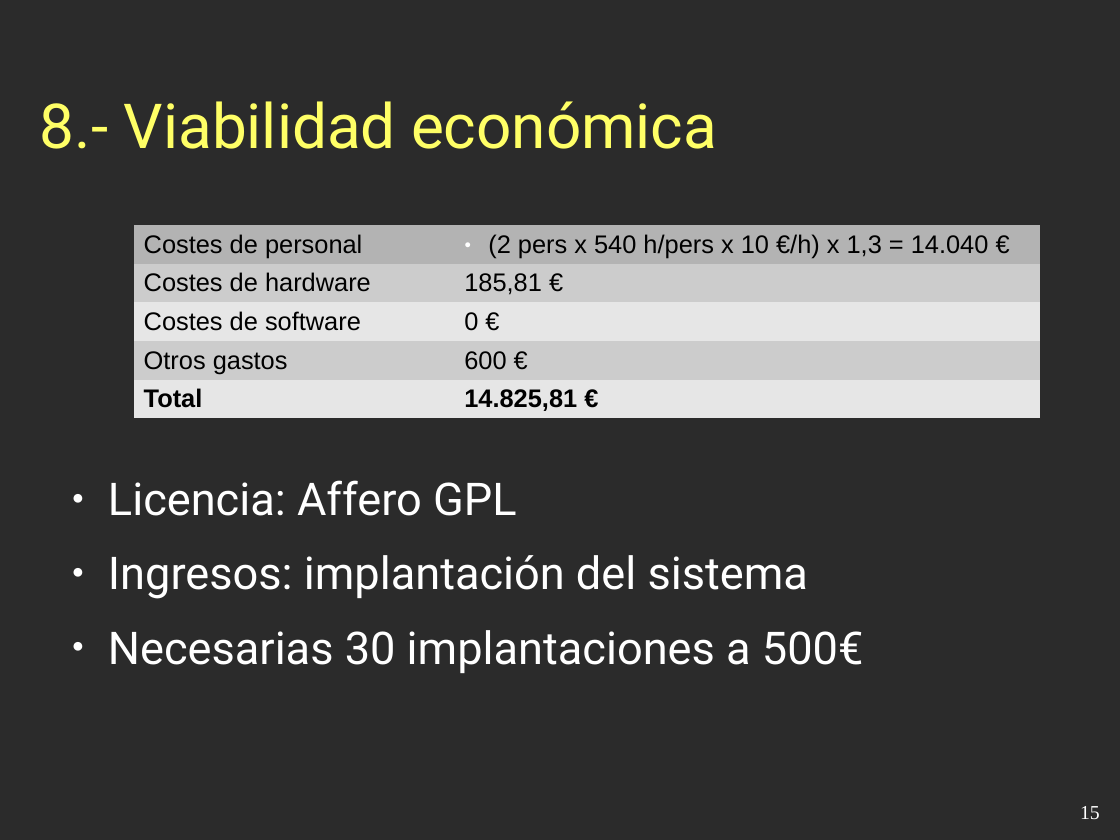
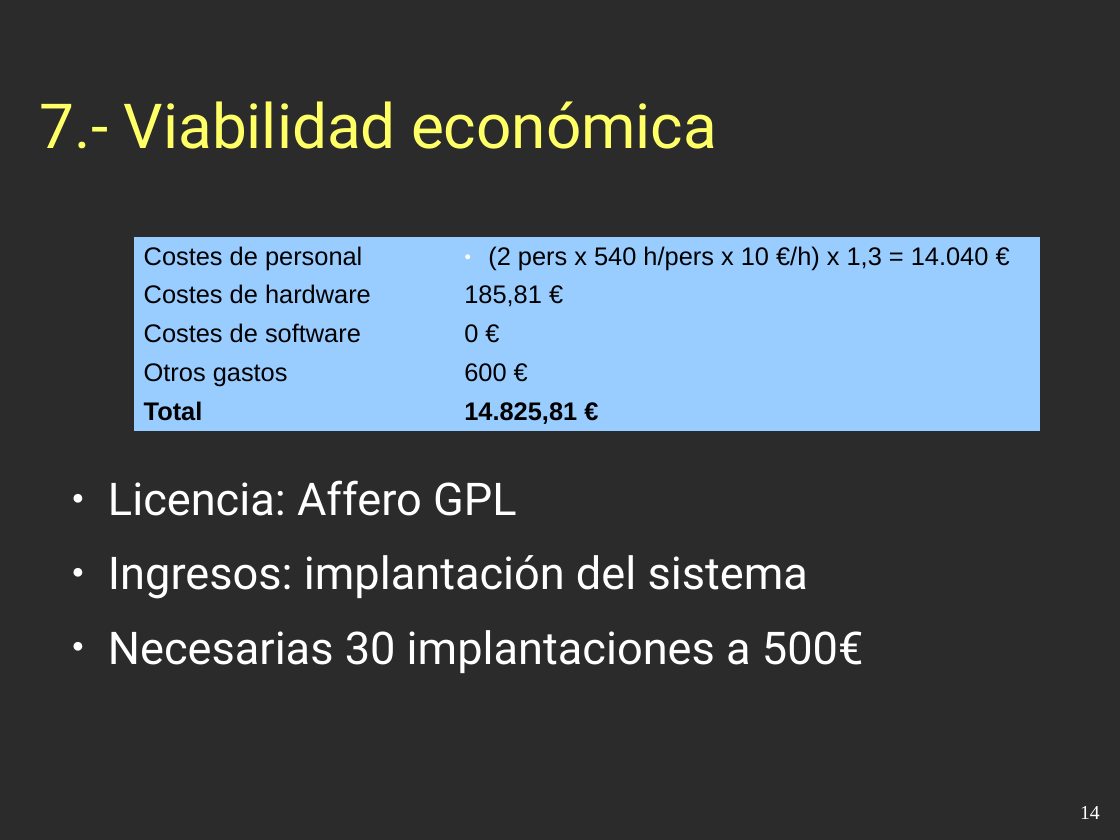
Before and after one commit to esbaixauli/proyecto-ii-ubu, a slide deck: slide 14 of trunk/Documentación/Presentación.odp (slide 15 before the commit). Drawn at 1120x840 pixels with LibreOffice and Linux fonts; fonts in the diff are those of the drawing; background and template pictures are left out; a plain dark background stands for a picture behind light text. Boxes give left, top, right and bottom in pixels: in the first picture for what was removed or moved away, otherwise in the second. Text is boxed around its words. In the diff, an @@ line names an element or a change of style, - is before the commit and + after.

```diff
--- a/trunk/Documentación/Presentación.odp
+++ b/trunk/Documentación/Presentación.odp
@@ title at (40, 101, 717, 149): text changed @@
-8.- Viabilidad económica
+7.- Viabilidad económica
@@ table at (134, 237, 1041, 431) @@
@@ fill #B3B3B3 to #99CCFF in row 1 @@
@@ fill #CCCCCC to #99CCFF in 4 cells @@
@@ fill #E6E6E6 to #99CCFF in 4 cells @@
@@ table: place and size @@
-table at (134, 225, 1041, 419)
+table at (134, 237, 1041, 431)
@@ page number at (1080, 806, 1100, 819): text changed @@
-15
+14
```
Also in this commit, not shown: 13 other slides changed, 1 slide removed.
